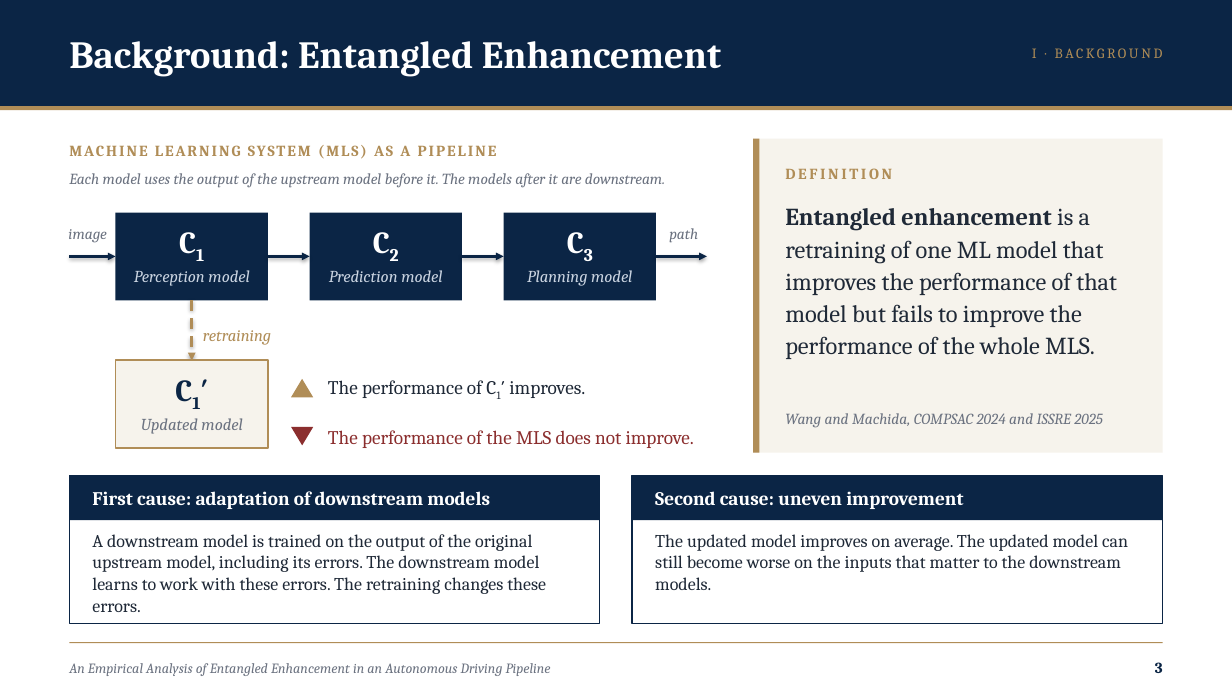
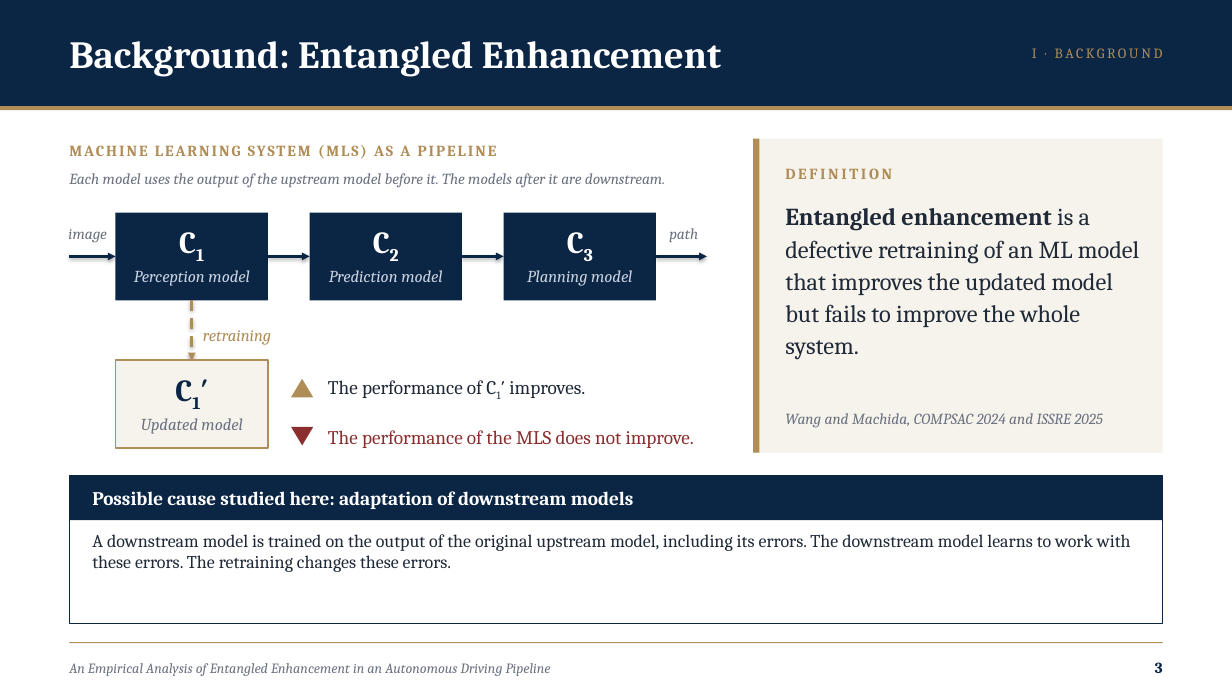
Before and after one commit to RashedIfty/LabSD, a slide deck: slide 3 of Presentations/CS presentation/CS_presentation_IFTY.pptx. Drawn at 1232x693 pixels with LibreOffice and Linux fonts; fonts in the diff are those of the drawing. Boxes give left, top, right and bottom in pixels: in the first picture for what was removed or moved away, otherwise in the second. Text is boxed around its words. In the diff, an @@ line names an element or a change of style, - is before the commit and + after.

```diff
--- a/Presentations/CS presentation/CS_presentation_IFTY.pptx
+++ b/Presentations/CS presentation/CS_presentation_IFTY.pptx
@@ text at (x1=785, y1=208, x2=1139, y2=360): text changed @@
-Entangled enhancement is a retraining of one ML model that improves the performance of that model but fails to improve the performance of the whole MLS.
+Entangled enhancement is a defective retraining of an ML model that improves the updated model but fails to improve the whole system.
@@ rectangle resized from (x1=69, y1=476, x2=600, y2=624) to (x1=69, y1=476, x2=1163, y2=624) @@
@@ rectangle resized from (x1=69, y1=476, x2=600, y2=520) to (x1=69, y1=476, x2=1163, y2=520) @@
@@ rectangle removed at (x1=632, y1=476, x2=1163, y2=624) @@
@@ rectangle removed at (x1=632, y1=476, x2=1163, y2=520) @@
@@ text at (x1=92, y1=491, x2=634, y2=509): text changed @@
-First cause: adaptation of downstream models
+Possible cause studied here: adaptation of downstream models
@@ text removed at (x1=655, y1=491, x2=963, y2=509) @@
-Second cause: uneven improvement
@@ text "A downstream model is trained ..." rewrapped from (x1=92, y1=534, x2=546, y2=612) to (x1=92, y1=534, x2=1131, y2=572) @@
@@ text removed at (x1=655, y1=534, x2=1128, y2=590) @@
-The updated model improves on average. The updated model can still become worse on the inputs that matter to the downstream models.
```
Also in this commit, not shown: 17 other slides changed, 1 slide added, 2 slides removed, 14 other files.
